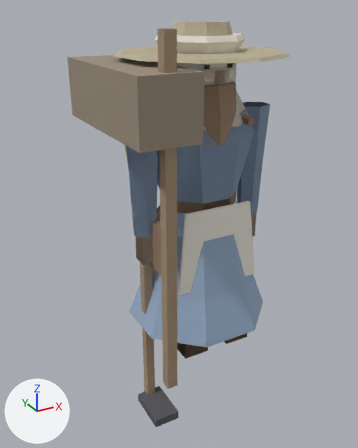
The glTF model game/assets/modelle/figur_zwerg.glb, before and after one commit.
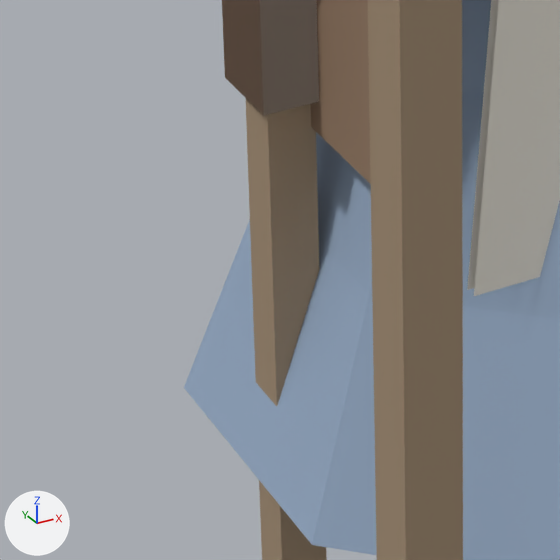
Each version is shown whole from a 50 mm camera at (-1.081, -1.779, 1.474) aimed at (-0.057, 0.082, 0.544), then close up on the part from 27% to 54% of the width and 55% to 76% of the height. Every picture has the same lights, and +X, +Y and +Z are marked at lower left. The older version's two pictures come first.

Names of what the first close-up shows: 'Hacke', 'Koerper_Frau', 'Koerper_Mann', 'Schuerze', 'Stab', 'Tasche'.
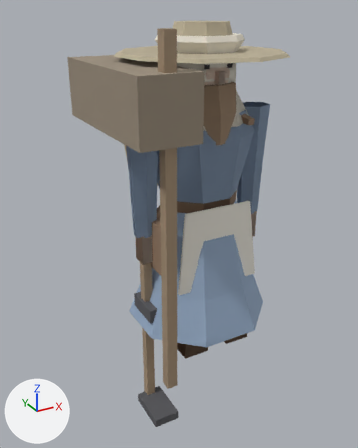
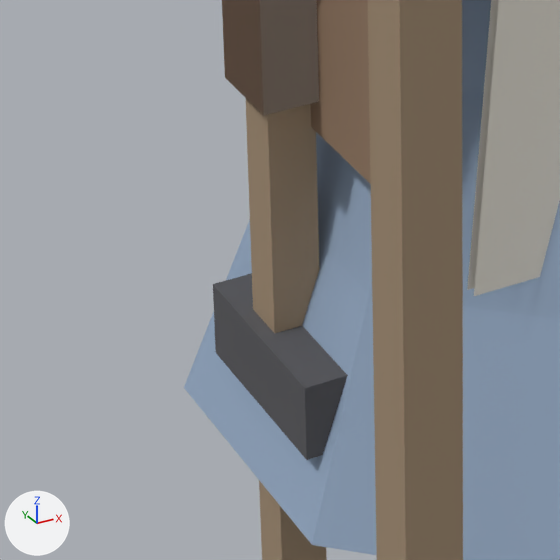
What differs and where, as boxes (x1, y1, x2, y2) in the close-ups (560 x 560 px):
'Hammer', added: after (213, 273, 348, 460)

What the commit changed:
Mesh me_hammer is new.
It has 16 vertices, 20 faces and spans x -0.302..-0.238, y -0.1..0.07, z 0.182..0.574.
It uses material mat_figur.
Object 'Hammer' (ob_hammer) is new; it shows me_hammer.
Its location is (0.0, 0.0, 0.0).
